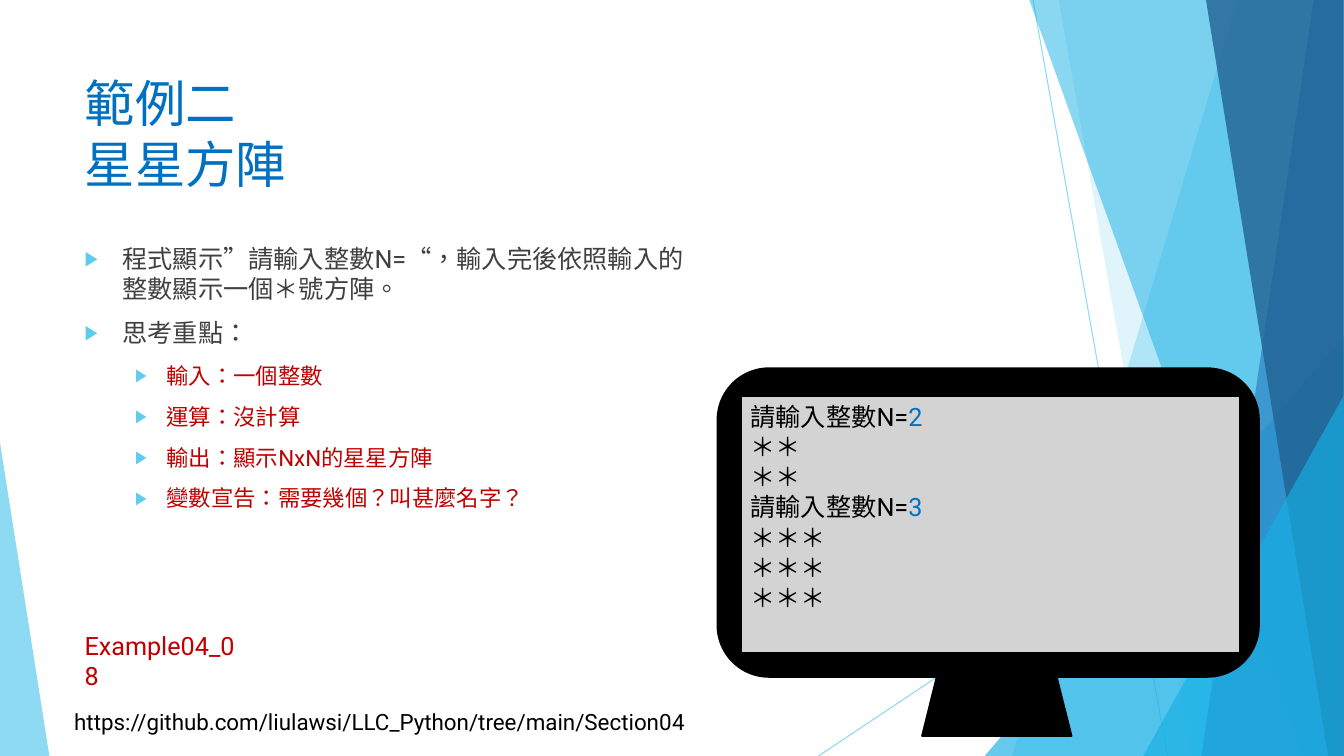
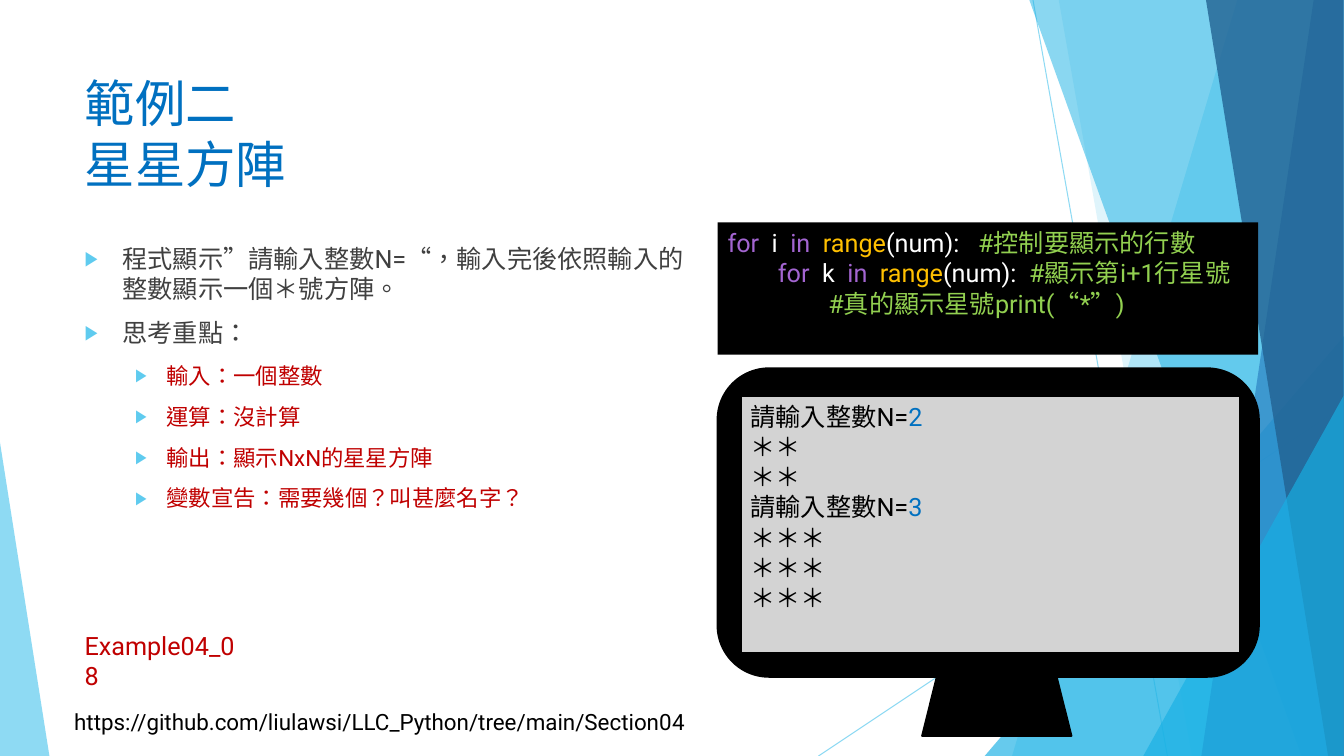
Before and after one commit to liulawsi/My_PPTs, a slide deck: slide 18 of LCC/Python/04_迴圈大法.pptx. Drawn at 1344x756 pixels with LibreOffice and Linux fonts; fonts in the diff are those of the drawing; background and template pictures are left out. Boxes give left, top, right and bottom in pixels: in the first picture for what was removed or moved away, otherwise in the second. Text is boxed around its words. In the diff, an @@ line names an element or a change of style, - is before the commit and + after.

```diff
--- a/LCC/Python/04_迴圈大法.pptx
+++ b/LCC/Python/04_迴圈大法.pptx
@@ rectangle added at box(718, 223, 1258, 355), fill #000000, 18 pt, text #92D050 @@
+for i in range(num): #控制要顯示的行數
+for k in range(num): #顯示第i+1行星號
+#真的顯示星號print(“*”)
```
Also in this commit, not shown: 9 other slides changed, 2 slides added, 1 other file.
